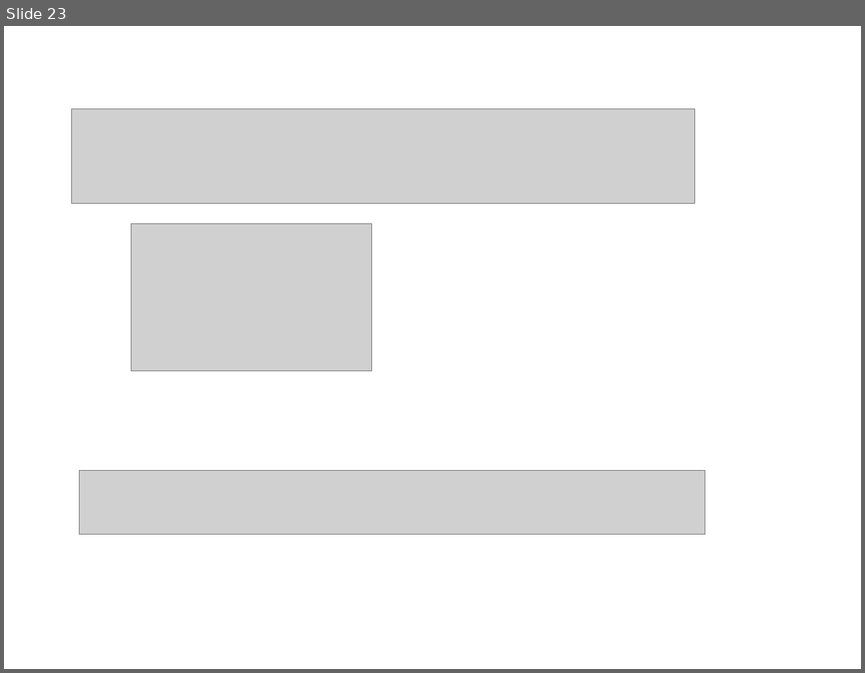
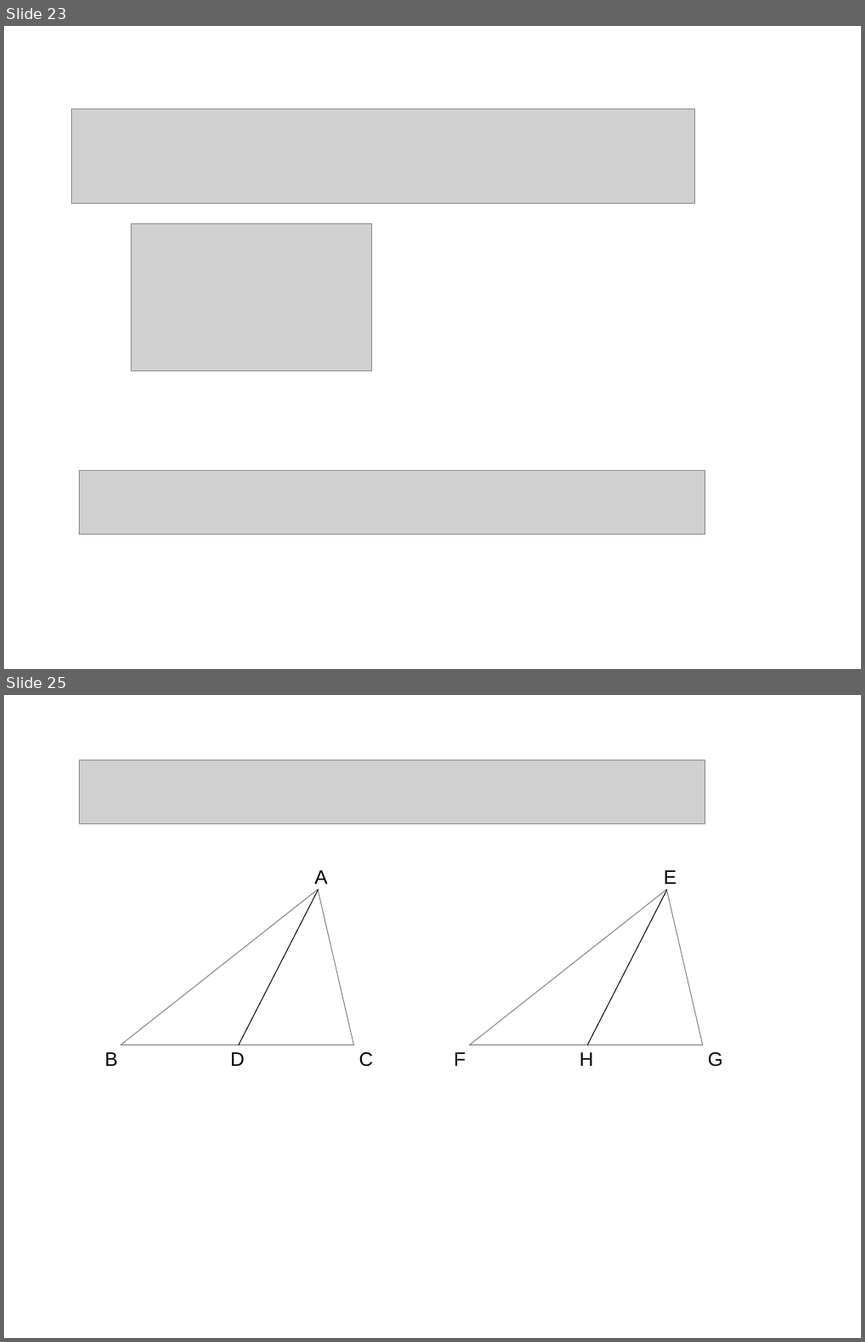
Before and after one commit to ericzhang/english-math, a slide deck: math/grade-7-下/7下数学北师大版-unit-4-三角形.ppt. Shown one above the other, each under a label of ours: slide 23 before the commit, slides 23 and 25 after it; the slides between them are not shown. The pictures are 865x673 and 865x1342 pixels, drawn with LibreOffice and Linux fonts; fonts in the diff are those of the drawing; grey boxes stand for pictures. Boxes give left, top, right and bottom in pixels: in the first picture for what was removed or moved away, otherwise in the second. Text is boxed around its words. In the diff, an @@ line names an element or a change of style, - is before the commit and + after.

```diff
--- a/math/grade-7-下/7下数学北师大版-unit-4-三角形.ppt
+++ b/math/grade-7-下/7下数学北师大版-unit-4-三角形.ppt
@@ slide 25 added at [4, 695, 861, 1338], background #FFFFFF @@
@@ picture added at [80, 760, 705, 823] @@
@@ text added at [314, 870, 327, 884], 18 pt, text #000000 @@
+A
@@ text added at [664, 870, 676, 884], 18 pt, text #000000 @@
+E
@@ triangle added at [120, 890, 354, 1045], fill #FFFFFF, outline #808080 0.74 pt @@
@@ line added from (318, 890) to (239, 1045), #000000 0.74 pt @@
@@ triangle added at [470, 890, 703, 1045], fill #FFFFFF, outline #808080 0.74 pt @@
@@ line added from (667, 890) to (588, 1045), #000000 0.74 pt @@
@@ text added at [105, 1052, 118, 1066], 18 pt, text #000000 @@
+B
@@ text added at [230, 1052, 245, 1066], 18 pt, text #000000 @@
+D
@@ text added at [359, 1052, 374, 1066], 18 pt, text #000000 @@
+C
@@ text added at [454, 1052, 466, 1066], 18 pt, text #000000 @@
+F
@@ text added at [579, 1052, 594, 1066], 18 pt, text #000000 @@
+H
@@ text added at [708, 1052, 723, 1066], 18 pt, text #000000 @@
+G
```
Also in this commit, not shown: 25 other files.
